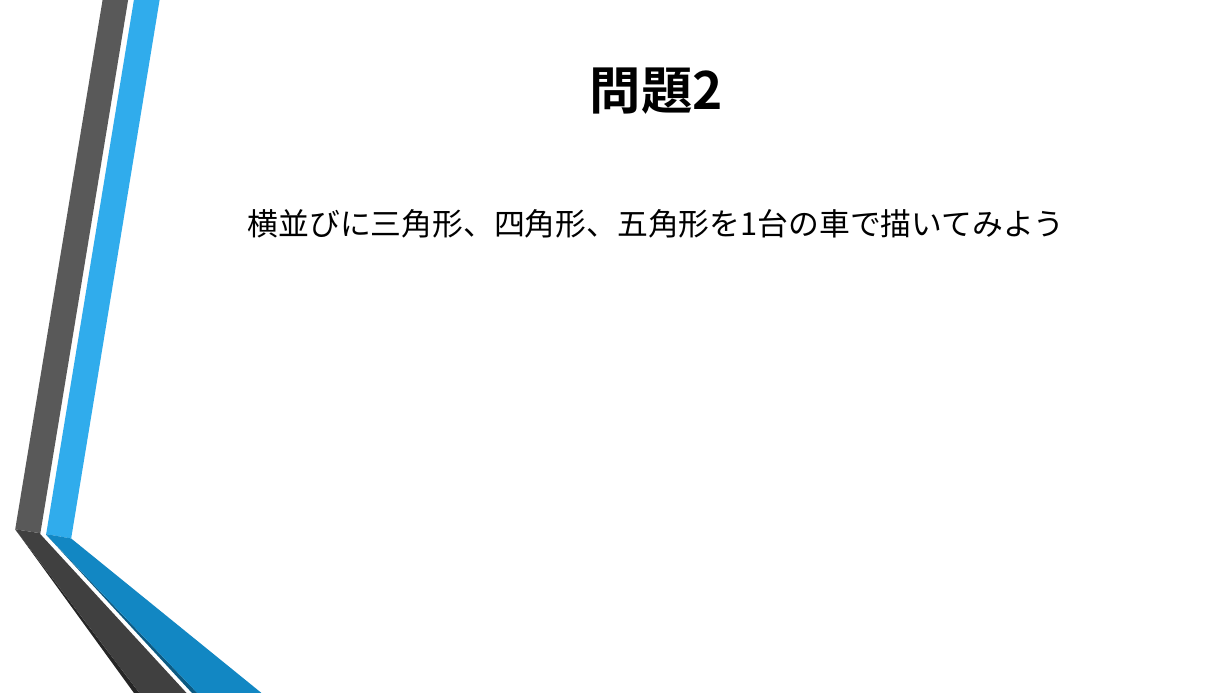
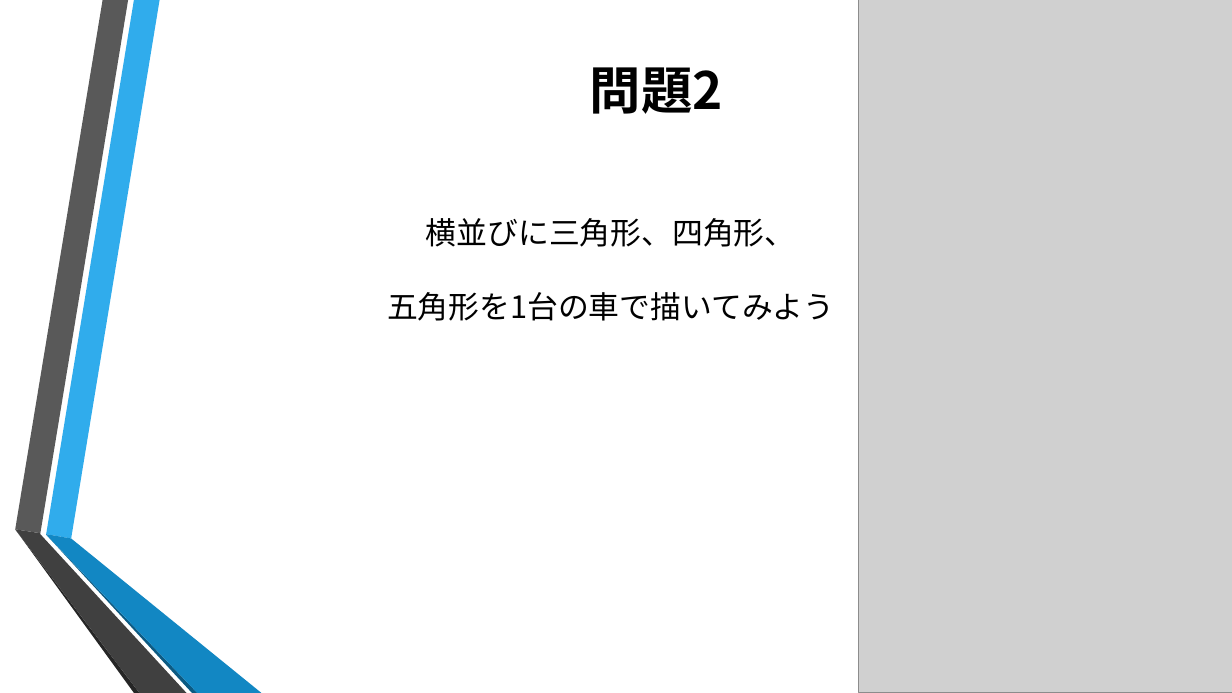
Before and after one commit to ColorSchemeSystem/1DaySummerIntern, a slide deck: slide 12 of 1day.pptx. Drawn at 1232x693 pixels with LibreOffice and Linux fonts; fonts in the diff are those of the drawing; grey boxes stand for pictures; background and template pictures are left out. Boxes give left, top, right and bottom in pixels: in the first picture for what was removed or moved away, otherwise in the second. Text is boxed around its words. In the diff, an @@ line names an element or a change of style, - is before the commit and + after.

```diff
--- a/1day.pptx
+++ b/1day.pptx
@@ picture added at <box>859,0,1232,693</box> @@
@@ text at <box>387,218,834,321</box>: text changed @@
-横並びに三角形、四角形、五角形を1台の車で描いてみよう
+横並びに三角形、四角形、
+五角形を1台の車で描いてみよう
```
Also in this commit, not shown: 6 other slides changed, 1 other file.
